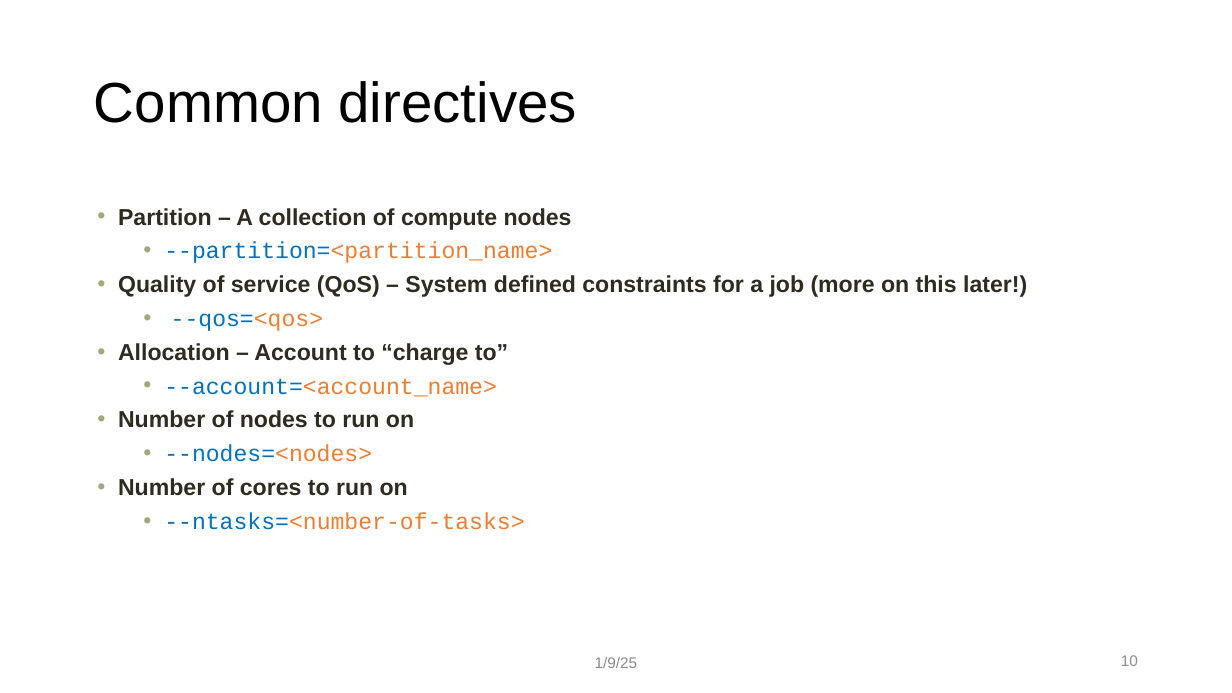
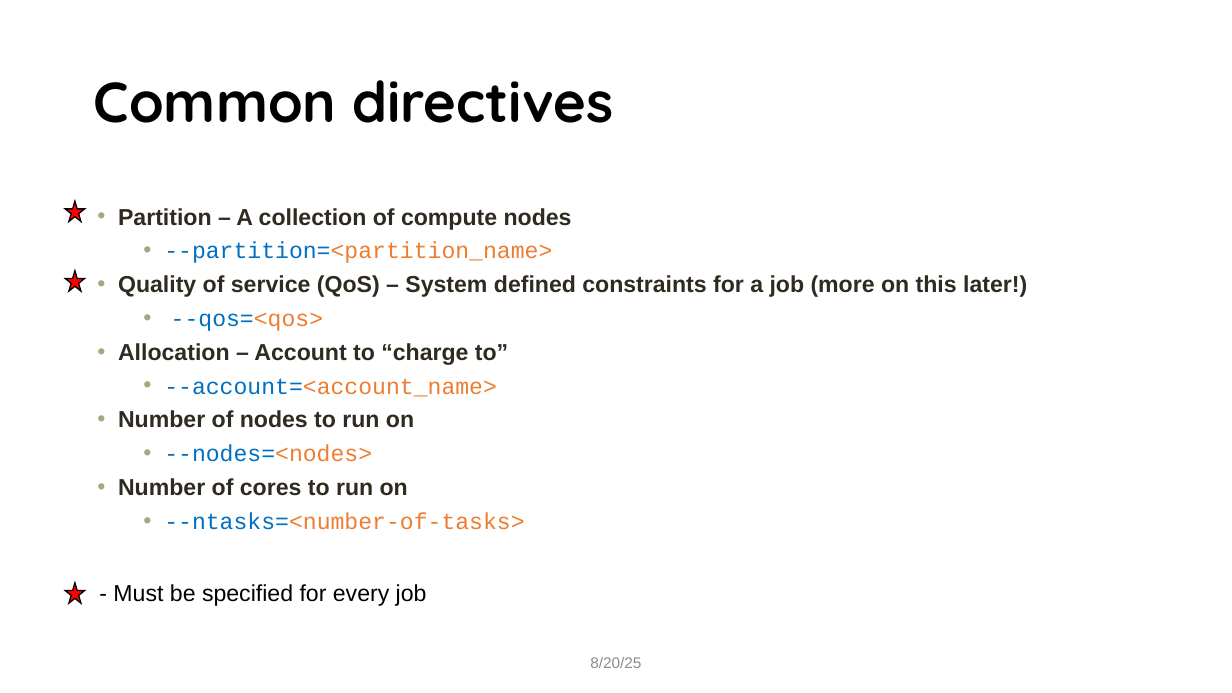
Before and after one commit to mohalkh5/hpc_fundamentals_micro_credential, a slide deck: slide 10 of scheduling_jobs/scheduling_jobs.pptx. Drawn at 1232x693 pixels with LibreOffice and Linux fonts; fonts in the diff are those of the drawing; background and template pictures are left out. Boxes give left, top, right and bottom in pixels: in the first picture for what was removed or moved away, otherwise in the second. Text is boxed around its words. In the diff, an @@ line names an element or a change of style, - is before the commit and + after.

```diff
--- a/scheduling_jobs/scheduling_jobs.pptx
+++ b/scheduling_jobs/scheduling_jobs.pptx
@@ title "Common directives" at <box>94,80,613,123</box>: font Arial to Quicksand, bold on @@
@@ star added at <box>66,201,85,222</box>, fill #FF0000, outline #000000 1 pt @@
@@ star added at <box>66,271,85,291</box>, fill #FF0000, outline #000000 1 pt @@
@@ star added at <box>66,583,85,604</box>, fill #FF0000, outline #000000 1 pt @@
@@ text added at <box>113,584,427,606</box>, 18 pt, text #000000 @@
+- Must be specified for every job
@@ text at <box>590,657,641,668</box>: text changed @@
-1/9/25
+8/20/25
@@ page number removed at <box>1121,655,1138,666</box> @@
-10
```
Also in this commit, not shown: 27 other slides changed, 1 other file.
